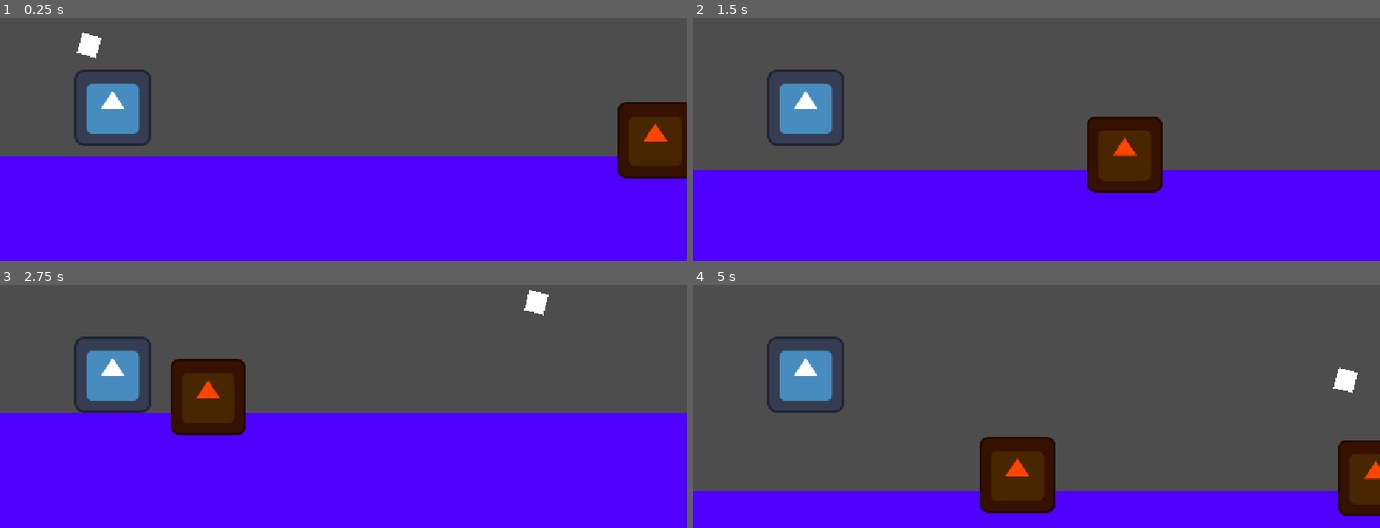
Above: before the commit, frames 1-4 (two rows, left to right).
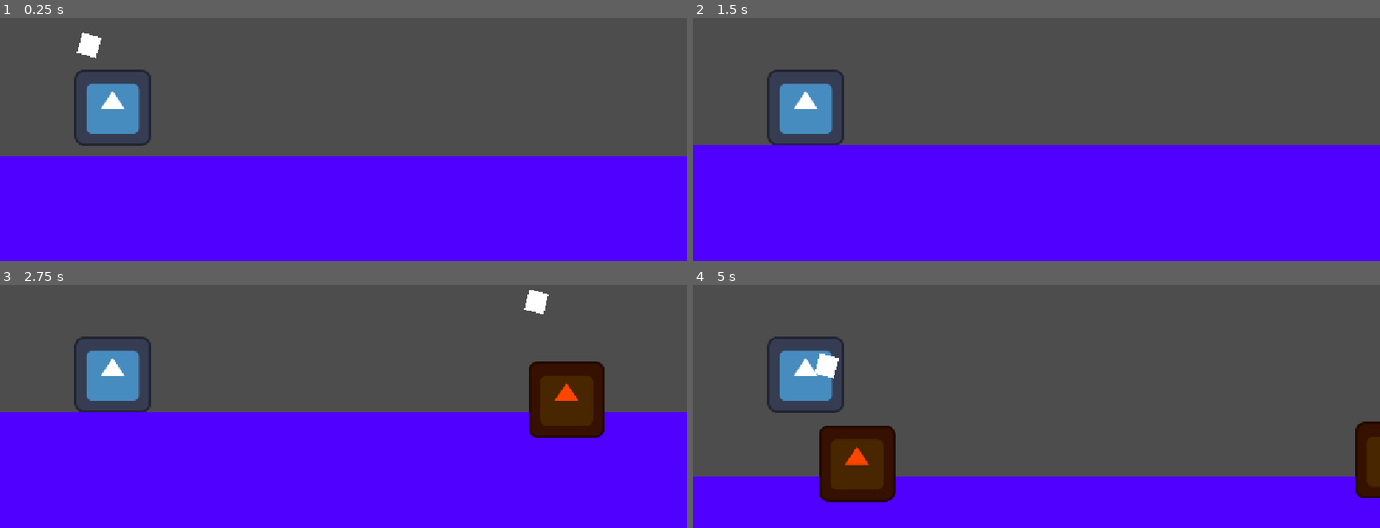
Above: after the commit, the same moments.

Repository: AJMoraes-58/Grupo9-infinite-runner
Game: Godot game, scene res://Cenas/mundo.tscn
Two runs of this game, one before a commit and one after it. Both use one fixed random seed, a clock stepped at 60 frames per second and the inputs below. The engine's default icon, where the game draws it, is replaced by a stand-in: a white triangle on a blue panel in a dark square.
Inputs:
- Up to frame 1 (0.25 s): no input
- Up to frame 2 (1.5 s): hold Up (ui_up) from 0.53 s (still down)
- Up to frame 3 (2.75 s): release Up (ui_up) at 2.03 s
- Up to frame 4 (5 s): hold Up (ui_up) 2.78-4.28 s; tap Up (ui_up) at 4.52 s

The runs differ from the first frame. In frame 1, 3.2% of the frame differs, in the area x 89-100%, y 34-67%; in frame 2, 13%; in frame 3, 7.1%; in frame 4, 13%, in the area x 0-100%, y 28-96%.

Commit message:
muda a logica da aleatoriedade dos obstaculos e impede a geracao de obstaculos impossiveis de passar

Diff:
--- a/Cenas/protagonista.tscn
+++ b/Cenas/protagonista.tscn
@@ -14,7 +14,7 @@
 texture = ExtResource("1_p0ko2")
 
 [node name="CollisionShape2D" type="CollisionShape2D" parent="." unique_id=1375991720]
-position = Vector2(64, 68)
+position = Vector2(64, 67)
 shape = SubResource("RectangleShape2D_3mf1m")
 
 [node name="Camera2D" type="Camera2D" parent="." unique_id=728148421]
--- a/Scripts/protagonista.gd
+++ b/Scripts/protagonista.gd
@@ -4,7 +4,7 @@
 #valor do pulo tem que ser negativo porque y=0 eh o topo da tela
 
 const VELOCIDADE_DA_CORRIDA: float = 300.0
-const VELOCIDADE_DO_PULO: float = -500.0
+const VELOCIDADE_DO_PULO: float = -450.0
 const MAXIMO_DE_PULOS: int = 2
 
 var gravidade = ProjectSettings.get_setting("physics/2d/default_gravity") #valor padrao do godot
--- a/Scripts/segmento.gd
+++ b/Scripts/segmento.gd
@@ -2,28 +2,34 @@
 @onready var opcoesDeObstaculos = [preload("res://Cenas/obstaculo_simples.tscn")]
 @onready var pontosParaGeracao = [$pontoUm, $pontoDois, $pontoTres] #pontos seguros de pulo valido
 
-const PROBABILIDADE_DE_APARECER: float = 0.5
-const ZONA_DE_SEGURANCA: float = 500.0
+const ZONA_DE_SEGURANCA: float = 400.0
+const MINIMO_DE_OBSTACULO_POR_SEGMENTO: int = 1
+const MAXIMO_DE_OBSTACULO_POR_SEGMENTO: int = 3
 
 func _ready() -> void:
+	Gerar_Area_De_Obstaculos()
+
+
+func Gerar_Area_De_Obstaculos() -> void:
+
+	for filho in get_children(): #tira os obstaculos de cima do chao pra rodar o codigo e gerar os segmentos aleatorios
+		if filho.is_in_group("obs_tacu_los"):
+			filho.queue_free()
+
 	if global_position.x <= ZONA_DE_SEGURANCA: #forca a zona segura a existir encerrando a funcao
 		return
 
-	var quantidadeGerada = 0
+	#sorteio da quantidade de obstaculos por segmento
+	var quantidadeDeObstaculos = randi_range(MINIMO_DE_OBSTACULO_POR_SEGMENTO, MAXIMO_DE_OBSTACULO_POR_SEGMENTO)
+	var pontosDisponiveis = pontosParaGeracao.duplicate()
+	pontosDisponiveis.shuffle()
 
-	for ponto in pontosParaGeracao: #analise de cada ponto seguro
-		var geracaoForcada = false
+	#geracao dos obstaculos seguindo o estipulado no sorteio
+	for quantidade in range(quantidadeDeObstaculos):
+		var pontoSorteado = pontosDisponiveis[quantidade]
+		var obstaculoEscolhido = opcoesDeObstaculos.pick_random()
+		var obstaculoNovo = obstaculoEscolhido.instantiate()
+		obstaculoNovo.position = pontoSorteado.position
+		obstaculoNovo.add_to_group("obs_tacu_los")
 
-		if ponto == $pontoTres and quantidadeGerada == 0: #obriga a ter pelo menos 1 obstaculo por segmento
-			geracaoForcada = true
-
-		var probabilidade = randf() #gera um numero aleatorio entre 0.0 e 1.0
-
-		if probabilidade > PROBABILIDADE_DE_APARECER or geracaoForcada:
-			var obstaculoEscolhido = opcoesDeObstaculos.pick_random()
-			var obstaculoNovo = obstaculoEscolhido.instantiate()
-
-			obstaculoNovo.position = ponto.position
-			add_child(obstaculoNovo)
-
-			quantidadeGerada += 1
+		add_child(obstaculoNovo)
